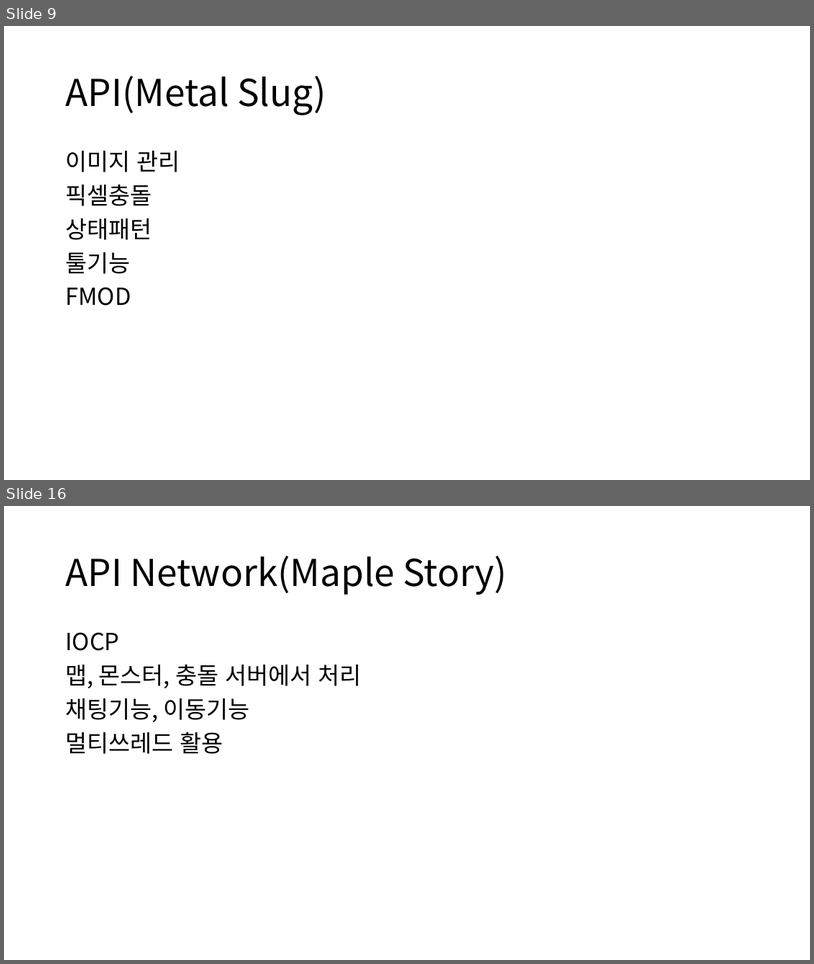
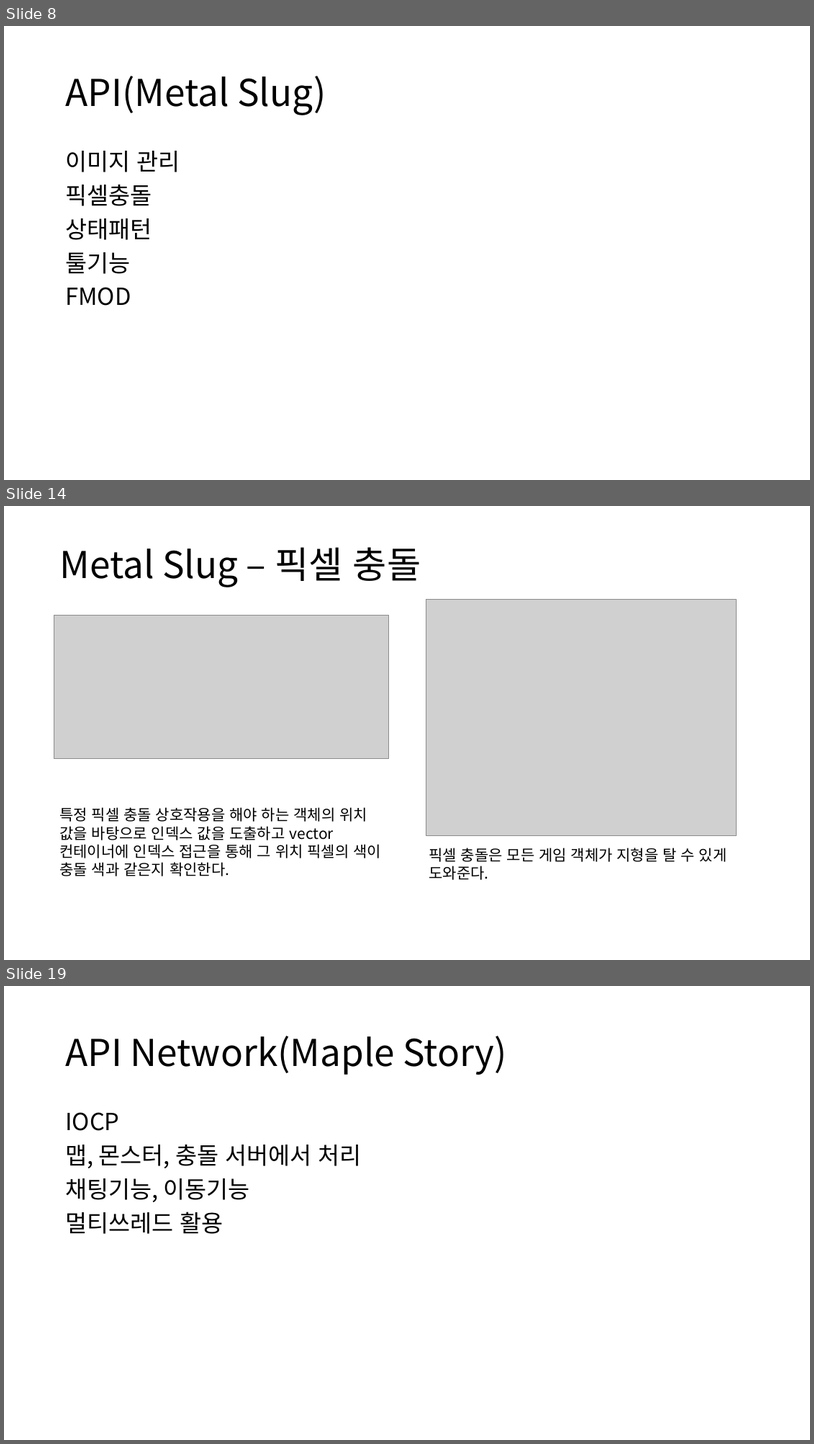
Before and after one commit to GanZiPokPung/SHARE_FILES, a slide deck: 포트폴리오 설명/포트폴리오 소개.pptx. Shown one above the other, each under a label of ours: slides 9 and 16 before the commit, slides 8, 14 and 19 after it; the slides between them are not shown. The pictures are 814x964 and 814x1444 pixels, drawn with LibreOffice and Linux fonts; fonts in the diff are those of the drawing; grey boxes stand for pictures. Boxes give left, top, right and bottom in pixels: in the first picture for what was removed or moved away, otherwise in the second. Text is boxed around its words. In the diff, an @@ line names an element or a change of style, - is before the commit and + after.

```diff
--- a/포트폴리오 설명/포트폴리오 소개.pptx
+++ b/포트폴리오 설명/포트폴리오 소개.pptx
@@ slide 14 added at (x1=4, y1=506, x2=810, y2=960), background #FFFFFF @@
@@ title added at (x1=59, y1=547, x2=421, y2=587), 44 pt, text #000000 @@
+Metal Slug – 픽셀 충돌
@@ picture added at (x1=427, y1=599, x2=736, y2=835) @@
@@ picture added at (x1=54, y1=615, x2=388, y2=758) @@
@@ text added at (x1=59, y1=807, x2=381, y2=876), 18 pt, text #000000 @@
+특정 픽셀 충돌 상호작용을 해야 하는 객체의 위치 값을 바탕으로 인덱스 값을 도출하고 vector 컨테이너에 인덱스 접근을 통해 그 위치 픽셀의 색이 충돌 색과 같은지 확인한다.
@@ text added at (x1=429, y1=847, x2=728, y2=880), 18 pt, text #000000 @@
+픽셀 충돌은 모든 게임 객체가 지형을 탈 수 있게 도와준다.
@@ what was slide 9 is now slide 8 @@
@@ what was slide 16 is now slide 19 @@
```
Also in this commit, not shown: 5 slides changed, 4 other slides added, 2 slides removed, 1 other file.
